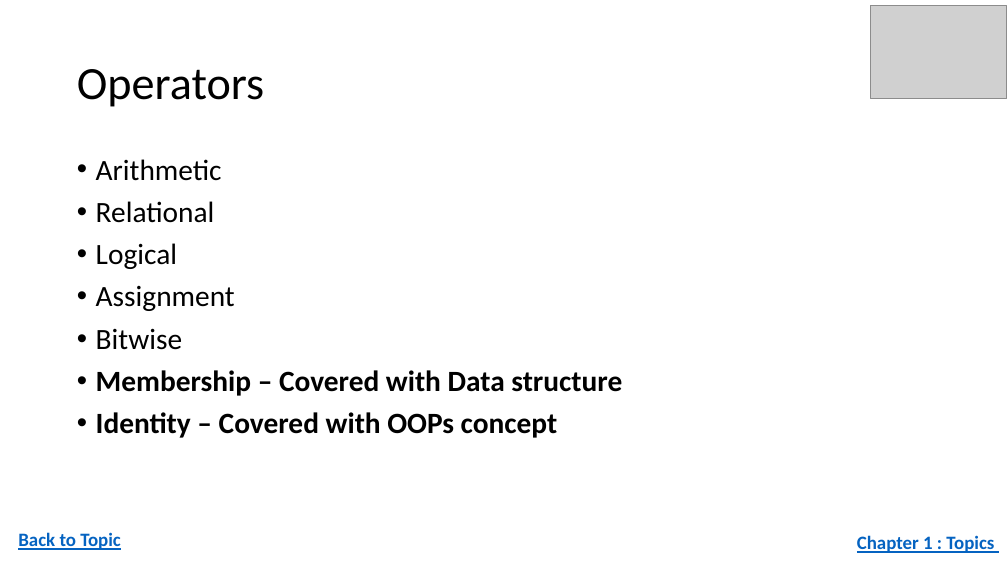
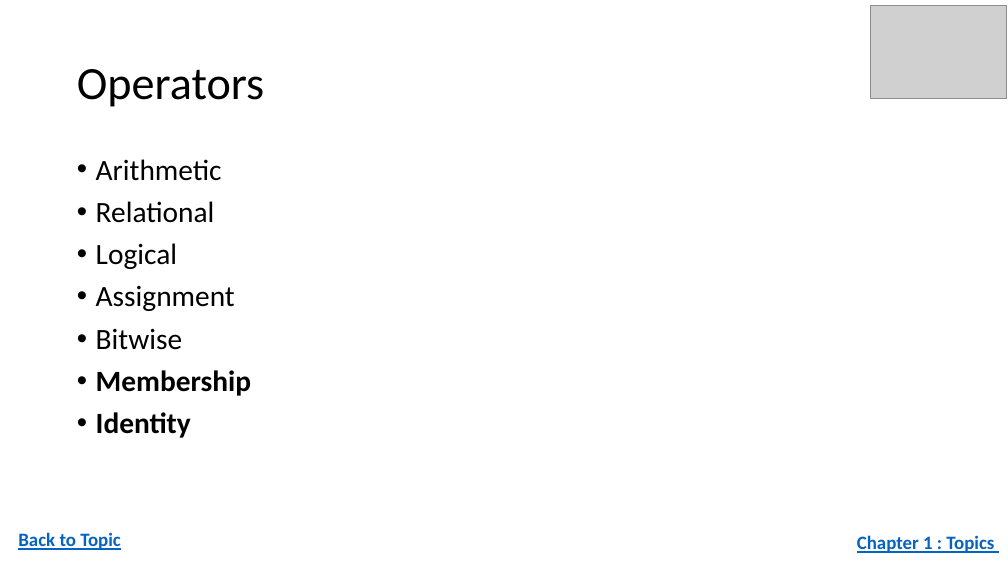
Before and after one commit to solankiravi/Python, a slide deck: slide 21 of PPTs/1.PythonIntroduction.pptx. Drawn at 1008x567 pixels with LibreOffice and Linux fonts; fonts in the diff are those of the drawing; grey boxes stand for pictures. Boxes give left, top, right and bottom in pixels: in the first picture for what was removed or moved away, otherwise in the second. Text is boxed around its words. In the diff, an @@ line names an element or a change of style, - is before the commit and + after.

```diff
--- a/PPTs/1.PythonIntroduction.pptx
+++ b/PPTs/1.PythonIntroduction.pptx
@@ text at <box>96,370,251,438</box>: text changed @@
-• Membership – Covered with Data structure
-• Identity – Covered with OOPs concept
+• Membership
+• Identity
```
Also in this commit, not shown: 16 other files.
